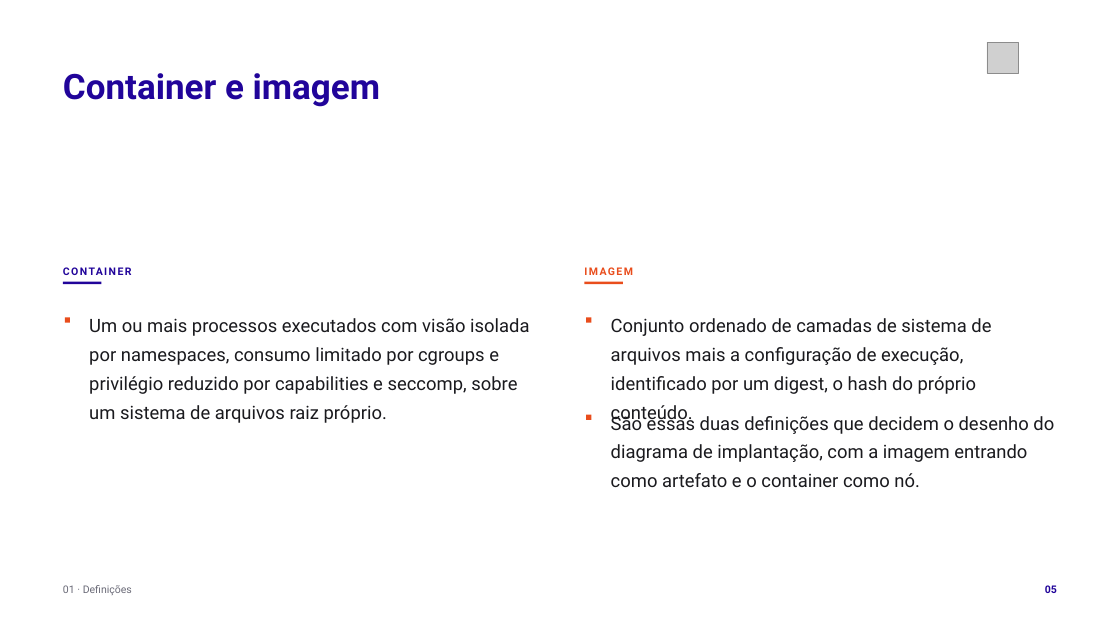
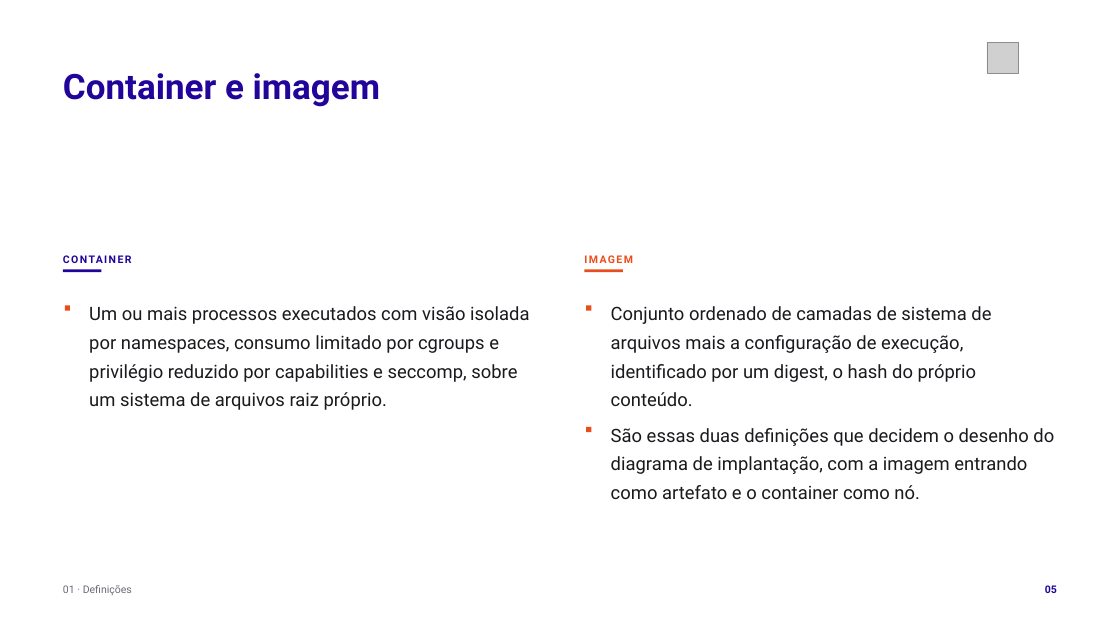
Before and after one commit to tcpassos/invite-app, a slide deck: slide 5 of trabalhos/T1-Docker-Invite-People.pptx. Drawn at 1120x630 pixels with LibreOffice and Linux fonts; fonts in the diff are those of the drawing; grey boxes stand for pictures. Boxes give left, top, right and bottom in pixels: in the first picture for what was removed or moved away, otherwise in the second. Text is boxed around its words. In the diff, an @@ line names an element or a change of style, - is before the commit and + after.

```diff
--- a/trabalhos/T1-Docker-Invite-People.pptx
+++ b/trabalhos/T1-Docker-Invite-People.pptx
@@ 4 texts, 2 rectangles: place and size @@
-4 texts, 2 rectangles at (63, 262, 991, 424)
+4 texts, 2 rectangles at (63, 250, 991, 410)
@@ rectangle: place and size @@
-rectangle at (65, 318, 70, 323)
+rectangle at (65, 305, 70, 310)
@@ rectangle: place and size @@
-rectangle at (586, 318, 592, 323)
+rectangle at (586, 305, 592, 310)
@@ text "São essas duas definições que ...": place and size @@
-text "São essas duas definições que ..." at (611, 413, 1054, 487)
+text "São essas duas definições que ..." at (611, 428, 1054, 499)
@@ rectangle: place and size @@
-rectangle at (586, 415, 592, 420)
+rectangle at (586, 427, 592, 432)
```
Also in this commit, not shown: 13 other slides changed, 11 other files.
